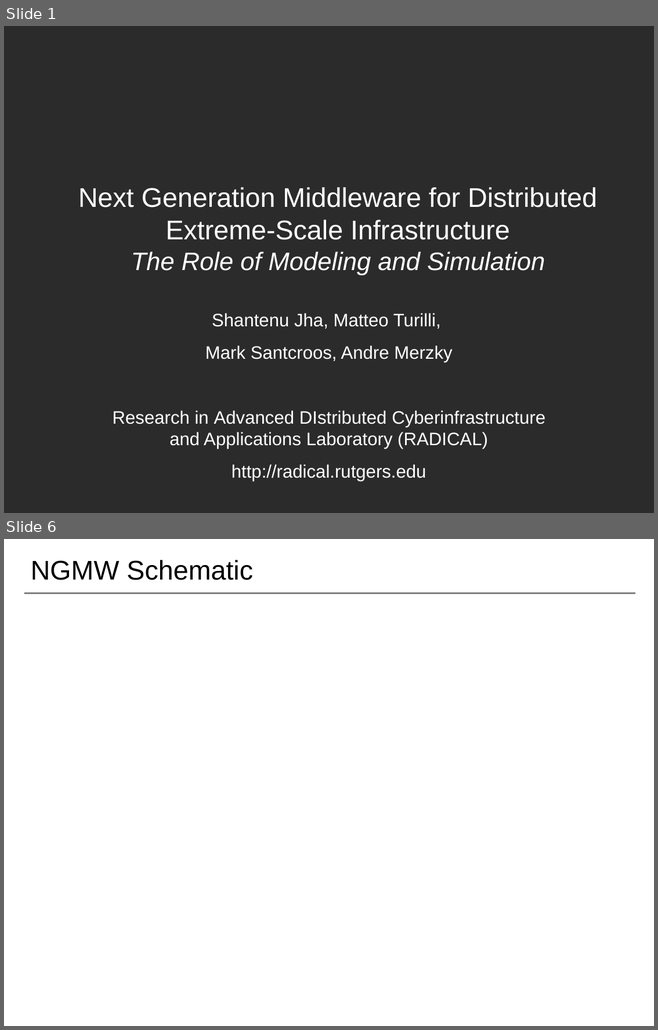
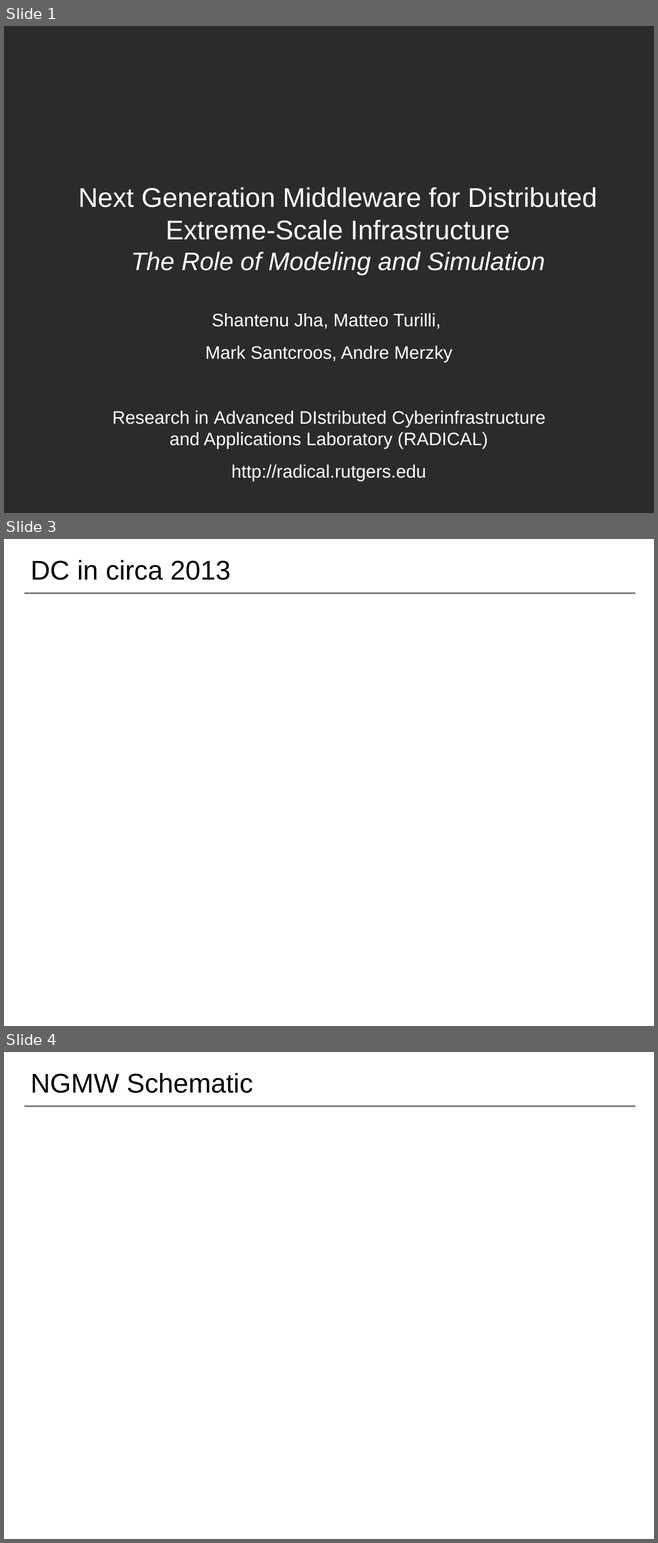
Before and after one commit to saga-project/NGMW, a slide deck: presentations/radical-modsim.pptx. Shown one above the other, each under a label of ours: slides 1 and 6 before the commit, slides 1, 3 and 4 after it; the slides between them are not shown. The pictures are 658x1030 and 658x1543 pixels, drawn with LibreOffice and Linux fonts; fonts in the diff are those of the drawing; background and template pictures are left out; a plain dark background stands for a picture behind light text. Boxes give left, top, right and bottom in pixels: in the first picture for what was removed or moved away, otherwise in the second. Text is boxed around its words. In the diff, an @@ line names an element or a change of style, - is before the commit and + after.

```diff
--- a/presentations/radical-modsim.pptx
+++ b/presentations/radical-modsim.pptx
@@ slide 3 added at (4, 539, 654, 1026), background #FFFFFF; not listed: 1 template element that a slide beside it also shows @@
@@ title added at (31, 560, 231, 580), 30 pt, text #000000 @@
+DC in circa 2013
@@ what was slide 6 is now slide 4 @@
```
Also in this commit, not shown: 5 slides changed.
